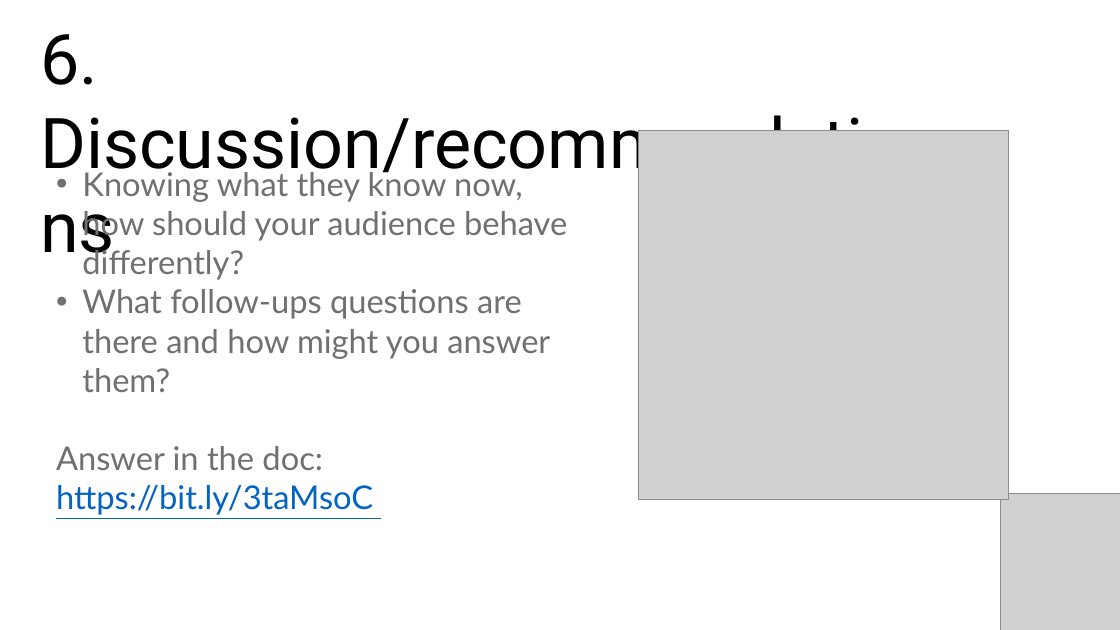
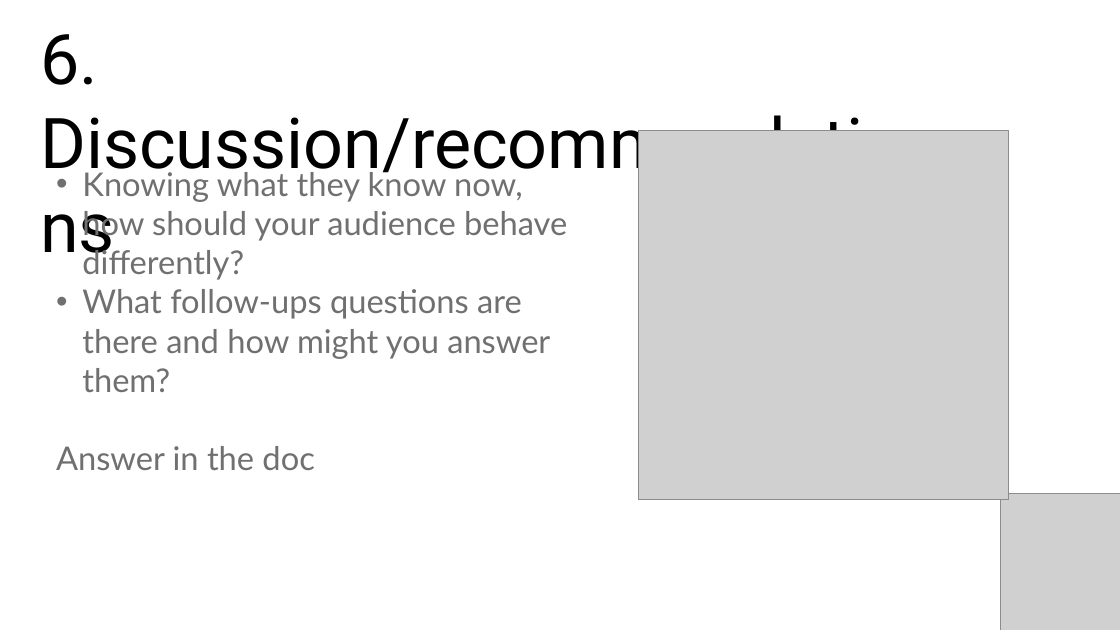
Before and after one commit to stringfestdata/aina-foundations-of-analytics, a slide deck: slide 41 of aina-foundations-of-analytics.pptx (slide 37 before the commit). Drawn at 1120x630 pixels with LibreOffice and Linux fonts; fonts in the diff are those of the drawing; grey boxes stand for pictures. Boxes give left, top, right and bottom in pixels: in the first picture for what was removed or moved away, otherwise in the second. Text is boxed around its words. In the diff, an @@ line names an element or a change of style, - is before the commit and + after.

```diff
--- a/aina-foundations-of-analytics.pptx
+++ b/aina-foundations-of-analytics.pptx
@@ text at (x1=56, y1=446, x2=314, y2=470): text changed; text colour #0563C1 to #707070 @@
-Answer in the doc: https://bit.ly/3taMsoC
+Answer in the doc
```
Also in this commit, not shown: 8 other slides changed, 4 slides added, 2 other files.
